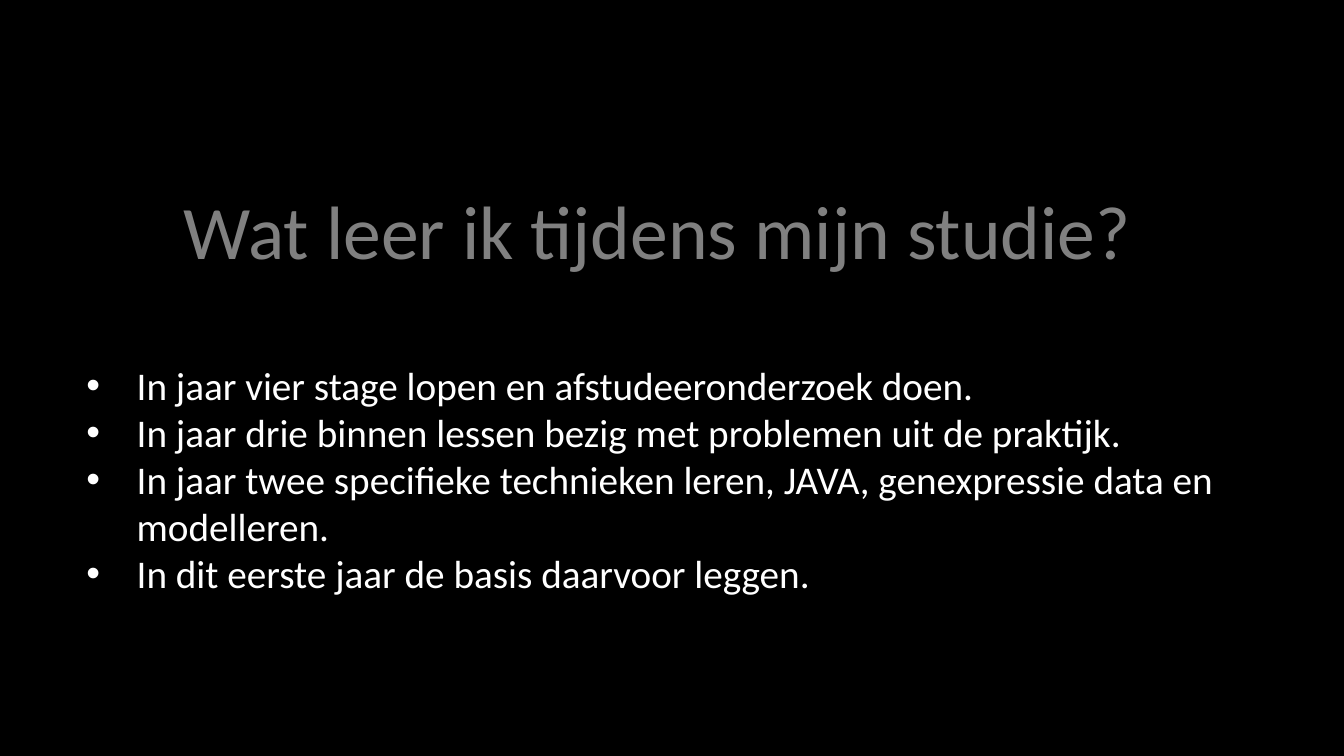
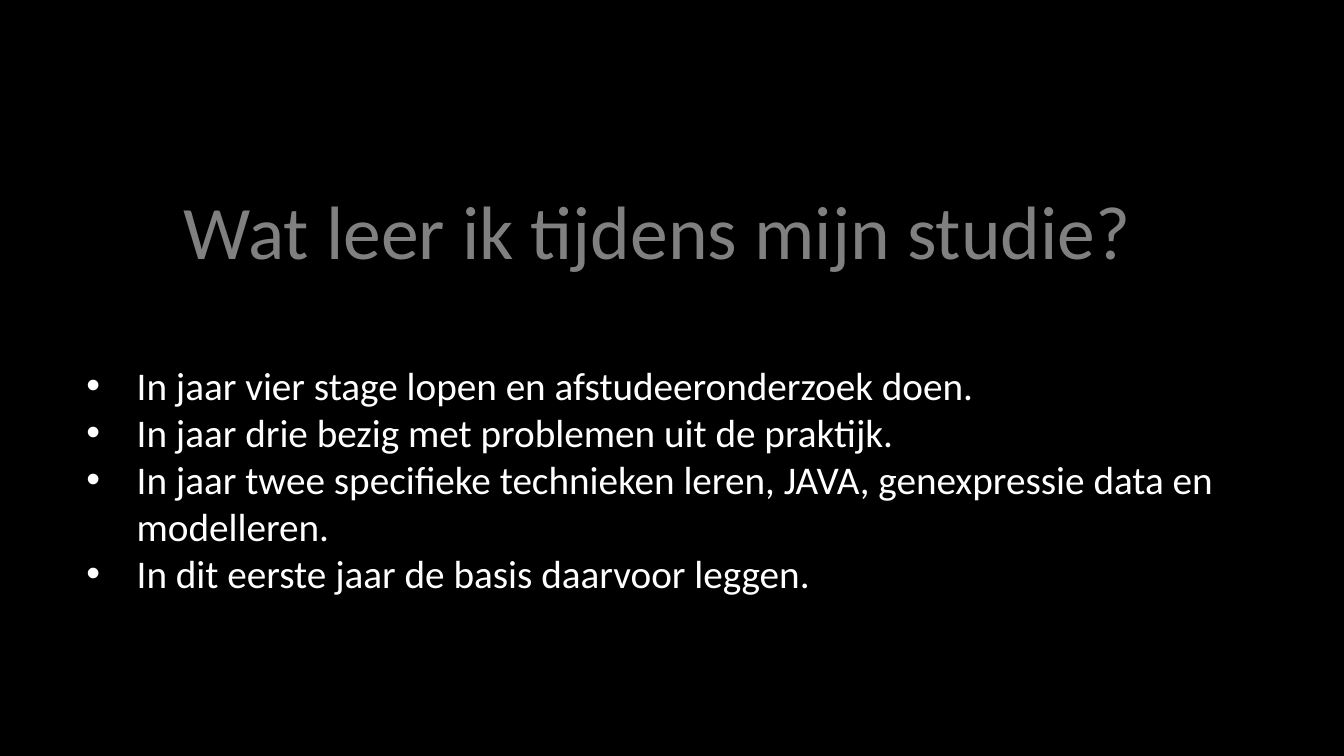
Before and after one commit to jurrehageman/Informatica-1, a slide deck: slide 5 of HC/HC01/informatica1_HC01.pptx. Drawn at 1344x756 pixels with LibreOffice and Linux fonts; fonts in the diff are those of the drawing. Boxes give left, top, right and bottom in pixels: in the first picture for what was removed or moved away, otherwise in the second. Text is boxed around its words. In the diff, an @@ line names an element or a change of style, - is before the commit and + after.

Commit message:
pptx update

```diff
--- a/HC/HC01/informatica1_HC01.pptx
+++ b/HC/HC01/informatica1_HC01.pptx
@@ text at (137,419,893,454): text changed @@
-• In jaar drie binnen lessen bezig met problemen uit de praktijk.
+• In jaar drie bezig met problemen uit de praktijk.
```
